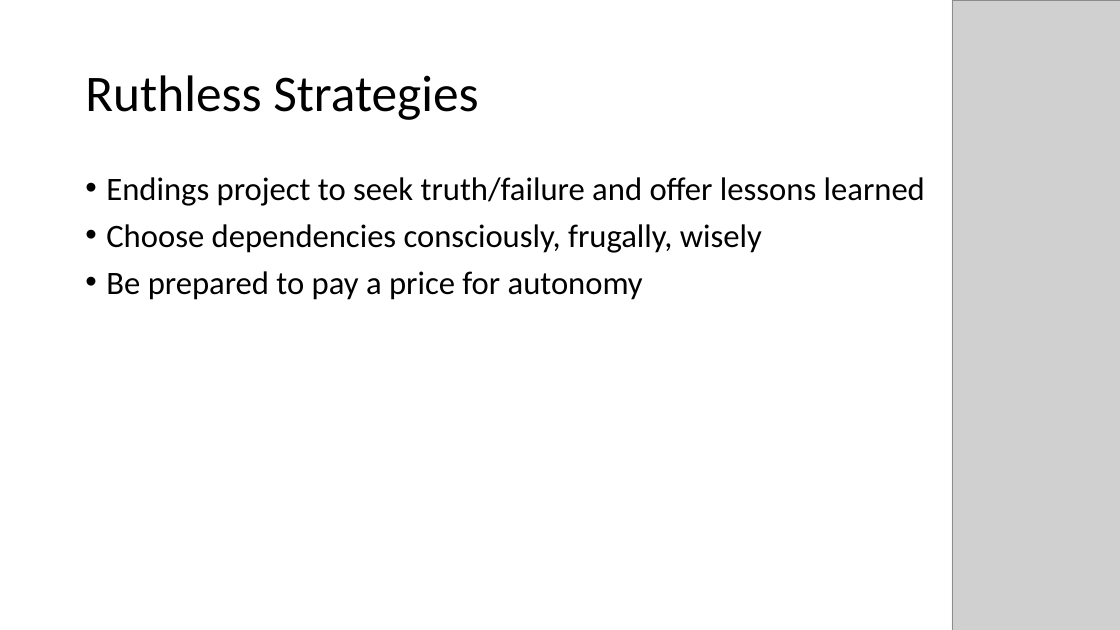
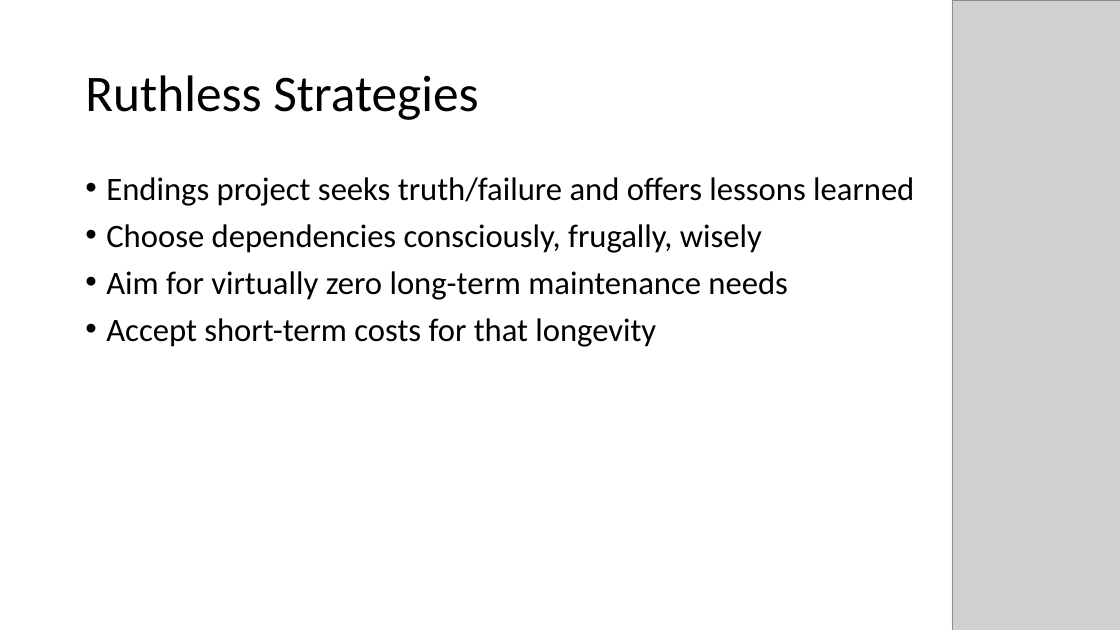
Before and after one commit to projectEndings/Endings, a slide deck: slide 7 of presentations/DH_2019/EndingsPanelPresentation.pptx. Drawn at 1120x630 pixels with LibreOffice and Linux fonts; fonts in the diff are those of the drawing; grey boxes stand for pictures. Boxes give left, top, right and bottom in pixels: in the first picture for what was removed or moved away, otherwise in the second. Text is boxed around its words. In the diff, an @@ line names an element or a change of style, - is before the commit and + after.

```diff
--- a/presentations/DH_2019/EndingsPanelPresentation.pptx
+++ b/presentations/DH_2019/EndingsPanelPresentation.pptx
@@ text at (x1=106, y1=177, x2=914, y2=206): text changed @@
-• Endings project to seek truth/failure and offer lessons learned
+• Endings project seeks truth/failure and offers lessons learned
@@ text at (x1=106, y1=271, x2=787, y2=347): text changed @@
-• Be prepared to pay a price for autonomy
+• Aim for virtually zero long-term maintenance needs
+• Accept short-term costs for that longevity
```
Also in this commit, not shown: 6 other slides changed, 2 slides removed.
